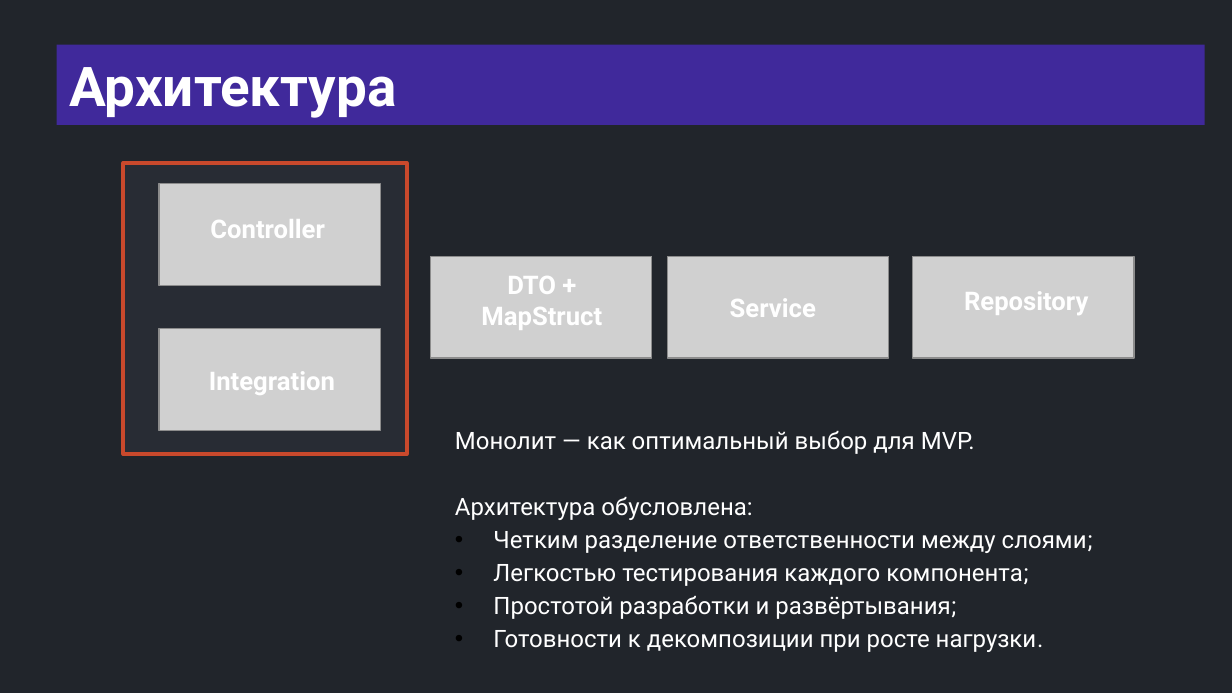
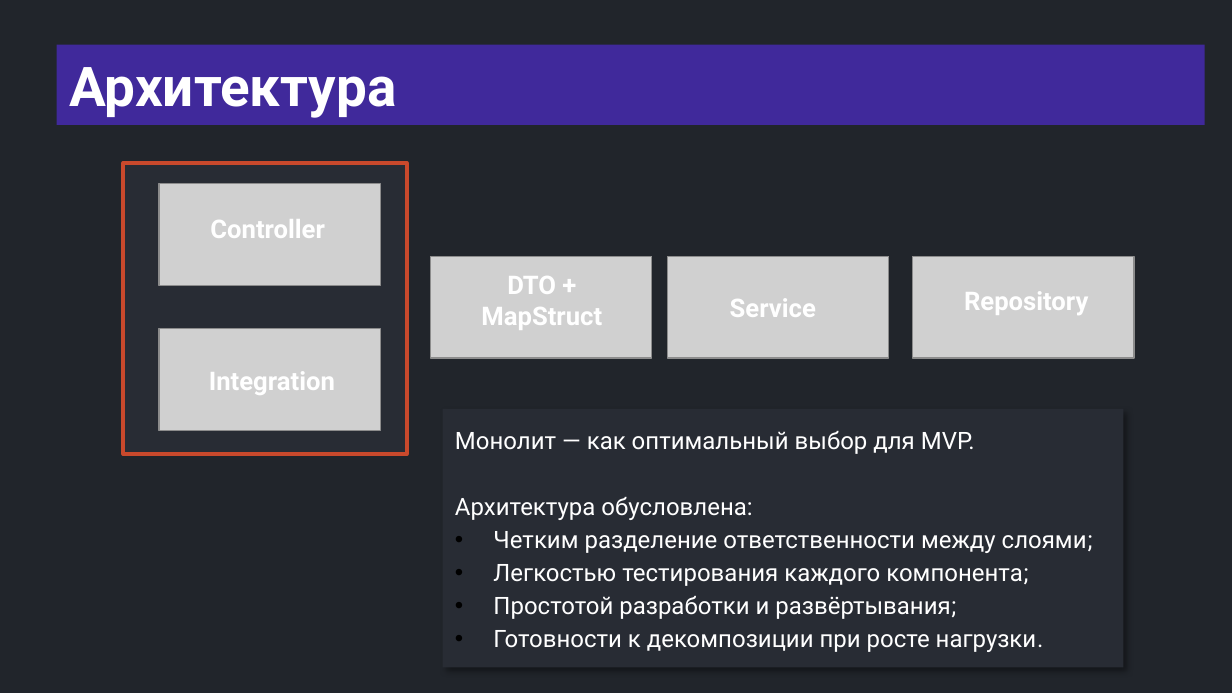
Before and after one commit to semusv/Bank_analyzer, a slide deck: slide 8 of bank_analyzer.pptx. Drawn at 1232x693 pixels with LibreOffice and Linux fonts; fonts in the diff are those of the drawing; grey boxes stand for pictures. Boxes give left, top, right and bottom in pixels: in the first picture for what was removed or moved away, otherwise in the second. Text is boxed around its words. In the diff, an @@ line names an element or a change of style, - is before the commit and + after.

```diff
--- a/bank_analyzer.pptx
+++ b/bank_analyzer.pptx
@@ rectangle "Монолит — как оптимальный выбор ...": place and size @@
-rectangle "Монолит — как оптимальный выбор ..." at box(455, 431, 1093, 652)
+rectangle "Монолит — как оптимальный выбор ..." at box(442, 409, 1124, 668)
@@ rectangle "Монолит — как оптимальный выбор ..." at box(442, 409, 1124, 668): fill none to #282C34; shadow on @@
```
Also in this commit, not shown: 1 other slide changed, 5 other files.
